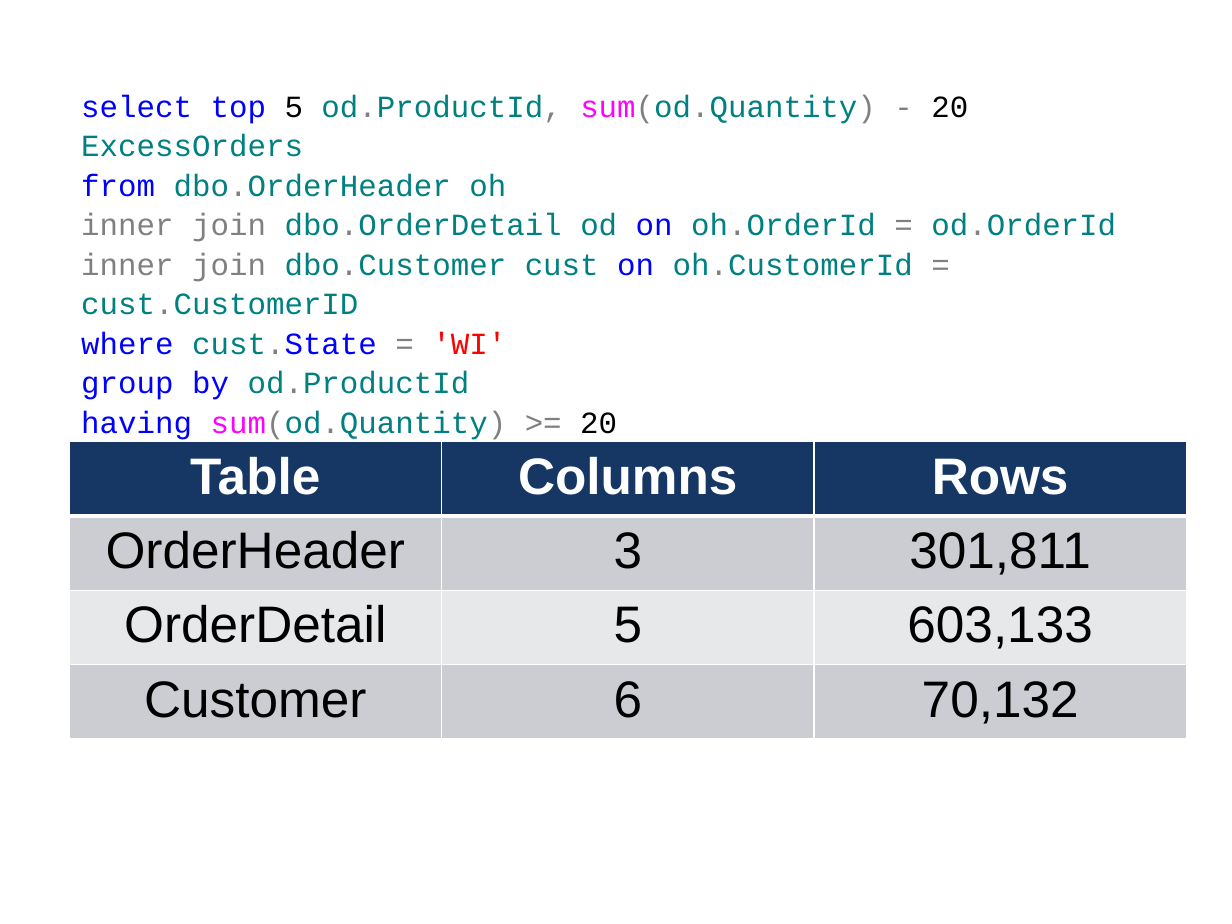
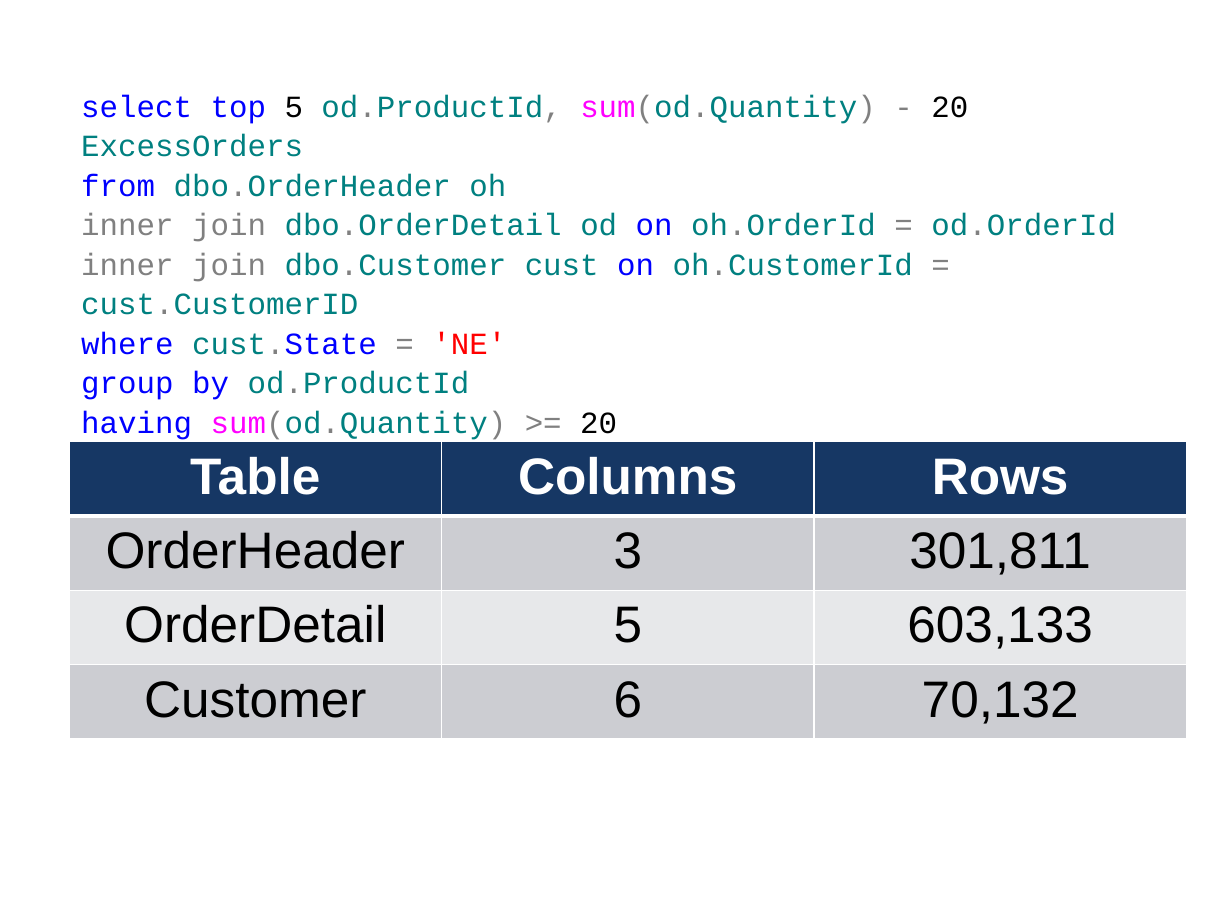
Before and after one commit to tf3604/OptimizerPresentation, a slide deck: slide 8 of Optimizer.pptx. Drawn at 1232x924 pixels with LibreOffice and Linux fonts; fonts in the diff are those of the drawing; background and template pictures are left out. Boxes give left, top, right and bottom in pixels: in the first picture for what was removed or moved away, otherwise in the second. Text is boxed around its words. In the diff, an @@ line names an element or a change of style, - is before the commit and + after.

```diff
--- a/Optimizer.pptx
+++ b/Optimizer.pptx
@@ text at [81,332,506,355]: text changed @@
-where cust.State = 'WI'
+where cust.State = 'NE'
```
Also in this commit, not shown: 15 other slides changed, 1 slide removed.
